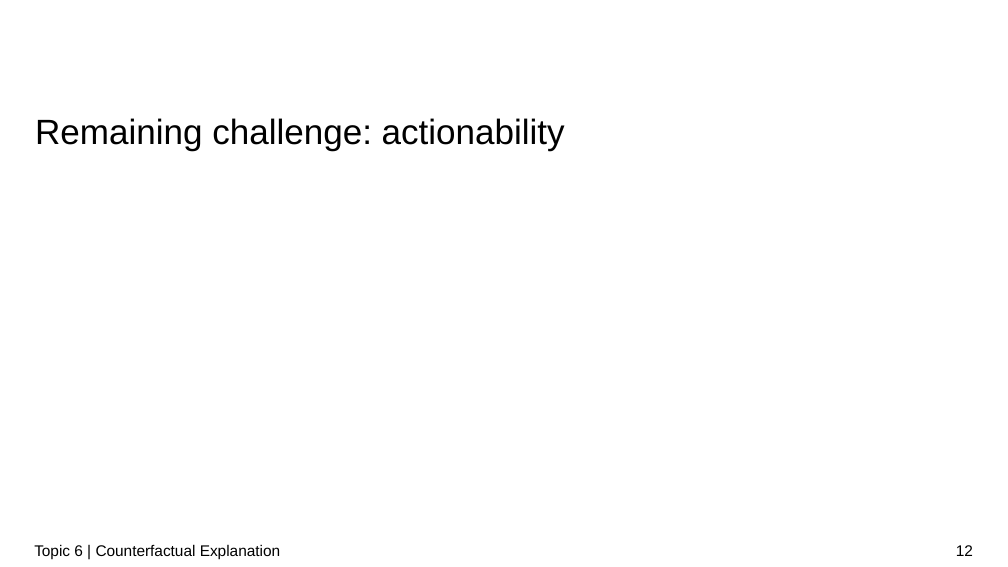
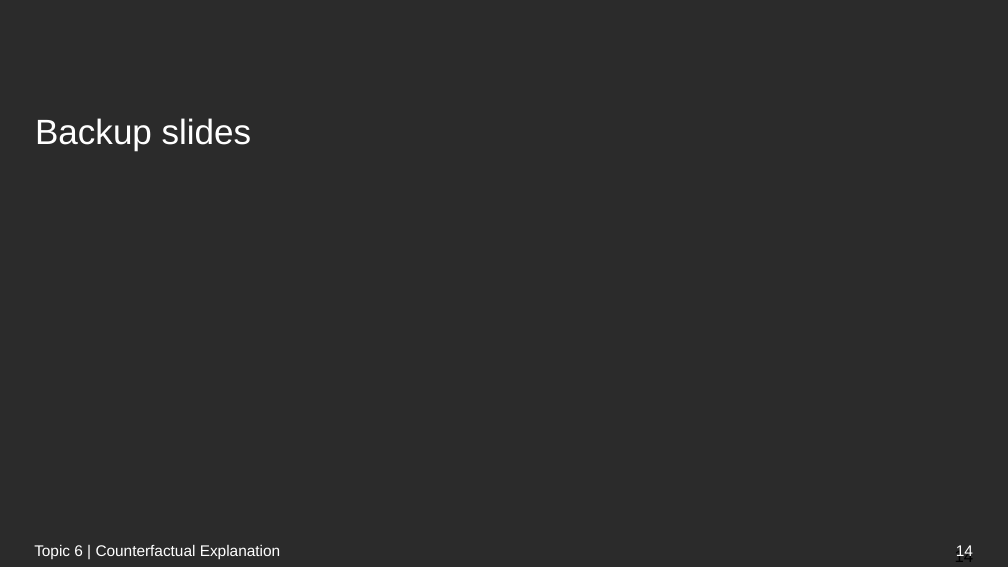
Before and after one commit to zhaochenyuangit/xAISeminar, a slide deck: slide 14 of presentation/XAI_counterfactual.pptx (slide 12 before the commit). Drawn at 1008x567 pixels with LibreOffice and Linux fonts; fonts in the diff are those of the drawing; background and template pictures are left out; a plain dark background stands for a picture behind light text. Boxes give left, top, right and bottom in pixels: in the first picture for what was removed or moved away, otherwise in the second. Text is boxed around its words. In the diff, an @@ line names an element or a change of style, - is before the commit and + after.

```diff
--- a/presentation/XAI_counterfactual.pptx
+++ b/presentation/XAI_counterfactual.pptx
@@ background #FFFFFF to picture (left out) @@
@@ title at [35,118,252,151]: text changed; text colour #000000 to #FFFFFF @@
-Remaining challenge: actionability
+Backup slides
@@ text "Topic 6 | Counterfactual Explanation" at [34,544,280,559]: text colour #000000 to #FFFFFF @@
@@ page number at [955,548,974,562]: text changed; text colour #000000 to #FFFFFF @@
-12
+14
@@ page number added at [956,545,973,559], 16 pt, text #000000 @@
+14
```
Also in this commit, not shown: 5 other slides changed, 3 slides added, 1 slide removed, 16 other files.
